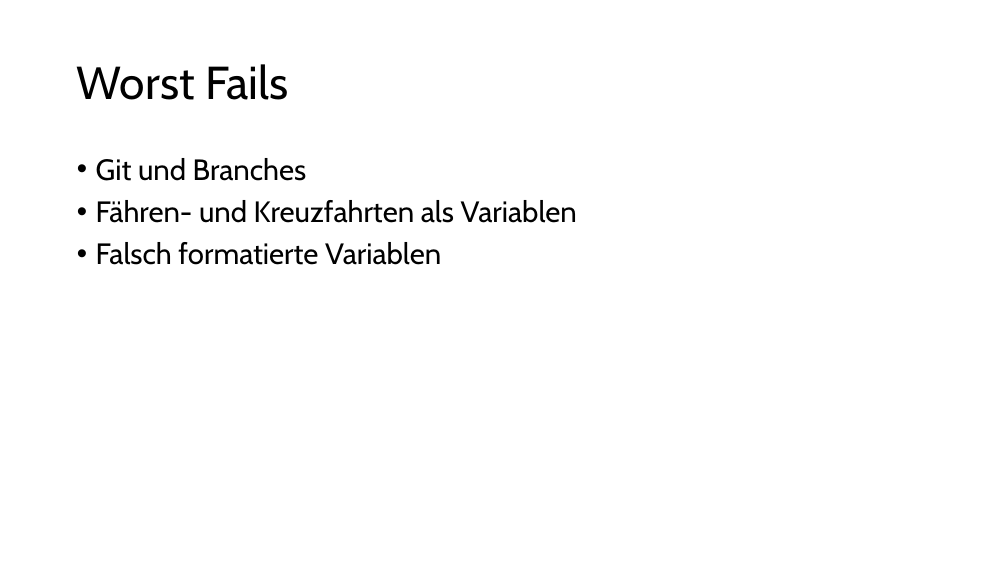
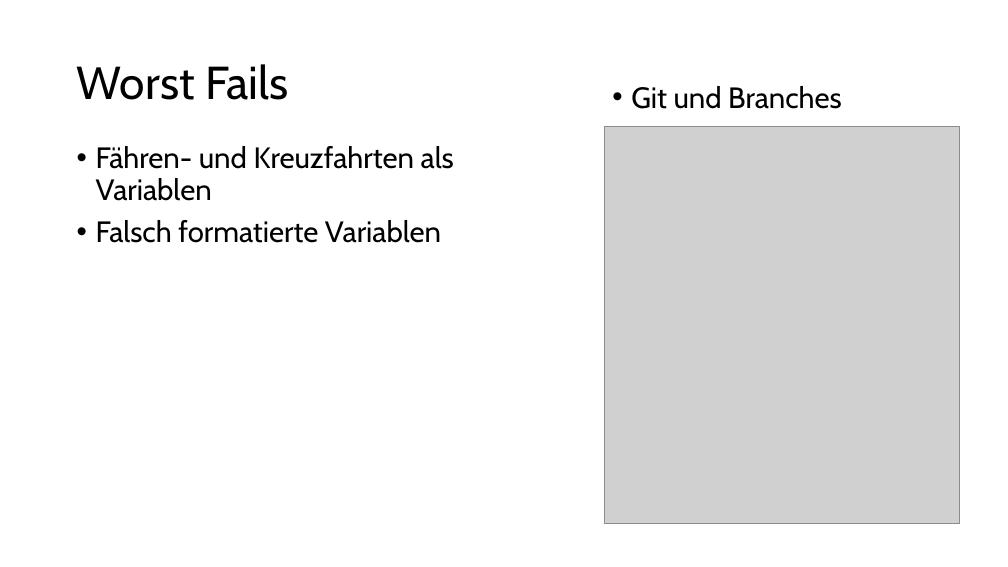
Before and after one commit to Fiesa00/DS_ML_Gr_1.5, a slide deck: slide 12 of 4_Presentation/Bakery sales predictions group 5_luisa_wiebke_nina_final.pptx. Drawn at 1008x567 pixels with LibreOffice and Linux fonts; fonts in the diff are those of the drawing; grey boxes stand for pictures. Boxes give left, top, right and bottom in pixels: in the first picture for what was removed or moved away, otherwise in the second. Text is boxed around its words. In the diff, an @@ line names an element or a change of style, - is before the commit and + after.

```diff
--- a/4_Presentation/Bakery sales predictions group 5_luisa_wiebke_nina_final.pptx
+++ b/4_Presentation/Bakery sales predictions group 5_luisa_wiebke_nina_final.pptx
@@ text "Git und Branches": place and size @@
-text "Git und Branches" at <box>96,158,577,265</box>
+text "Git und Branches" at <box>631,86,842,109</box>
@@ text added at <box>96,146,454,243</box>, 28 pt, text #000000 @@
+• Fähren- und Kreuzfahrten als Variablen
+• Falsch formatierte Variablen
@@ picture added at <box>605,127,960,524</box> @@
@@ text at <box>96,200,577,265</box>: paragraphs removed @@
-• Fähren- und Kreuzfahrten als Variablen
-• Falsch formatierte Variablen
```
Also in this commit, not shown: 1 other slide changed, 1 slide added.
